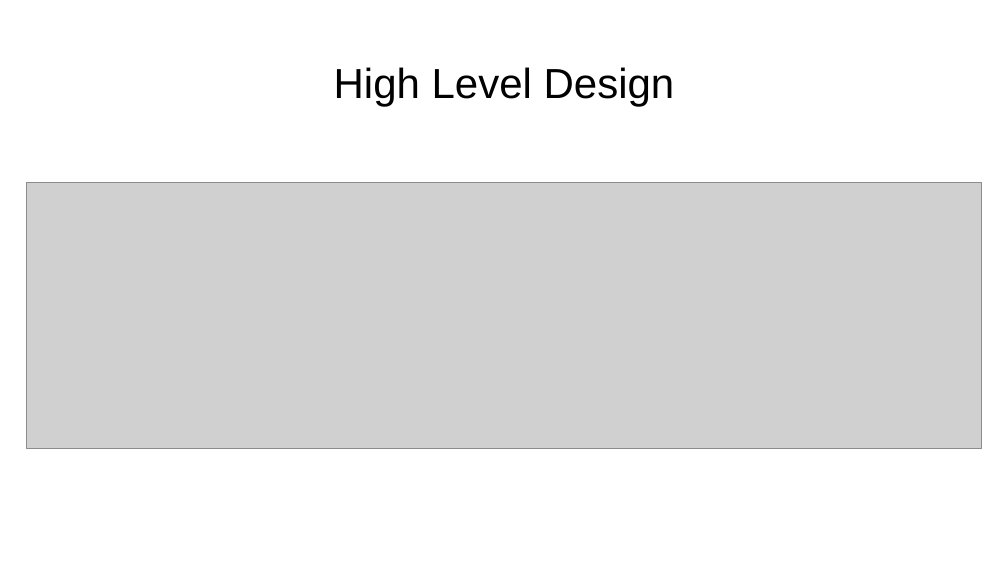
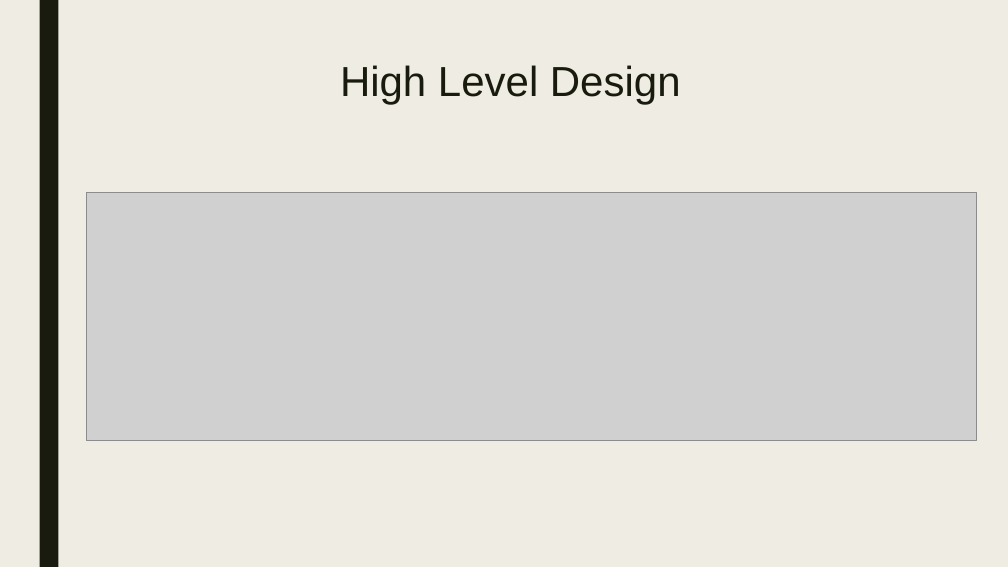
Before and after one commit to RajeshriSonwane/Survey-Ape-Using-Spring-and-React, a slide deck: slide 3 of cmpe275-Ppt.pptx. Drawn at 1008x567 pixels with LibreOffice and Linux fonts; fonts in the diff are those of the drawing; grey boxes stand for pictures. Boxes give left, top, right and bottom in pixels: in the first picture for what was removed or moved away, otherwise in the second. Text is boxed around its words. In the diff, an @@ line names an element or a change of style, - is before the commit and + after.

```diff
--- a/cmpe275-Ppt.pptx
+++ b/cmpe275-Ppt.pptx
@@ background #FFFFFF to #EFEDE3 @@
@@ rectangle added at bbox=[39, 0, 58, 567], fill #191B0E @@
@@ title "High Level Design" at bbox=[340, 65, 681, 104]: text colour #000000 to #191B0E; line spacing 0.9 to 0.89; vertical alignment middle to top @@
@@ picture: place and size @@
-picture at bbox=[26, 182, 982, 448]
+picture at bbox=[86, 192, 977, 441]
```
Also in this commit, not shown: 2 other slides changed, 4 slides added, 6 slides removed, 5 other files.
